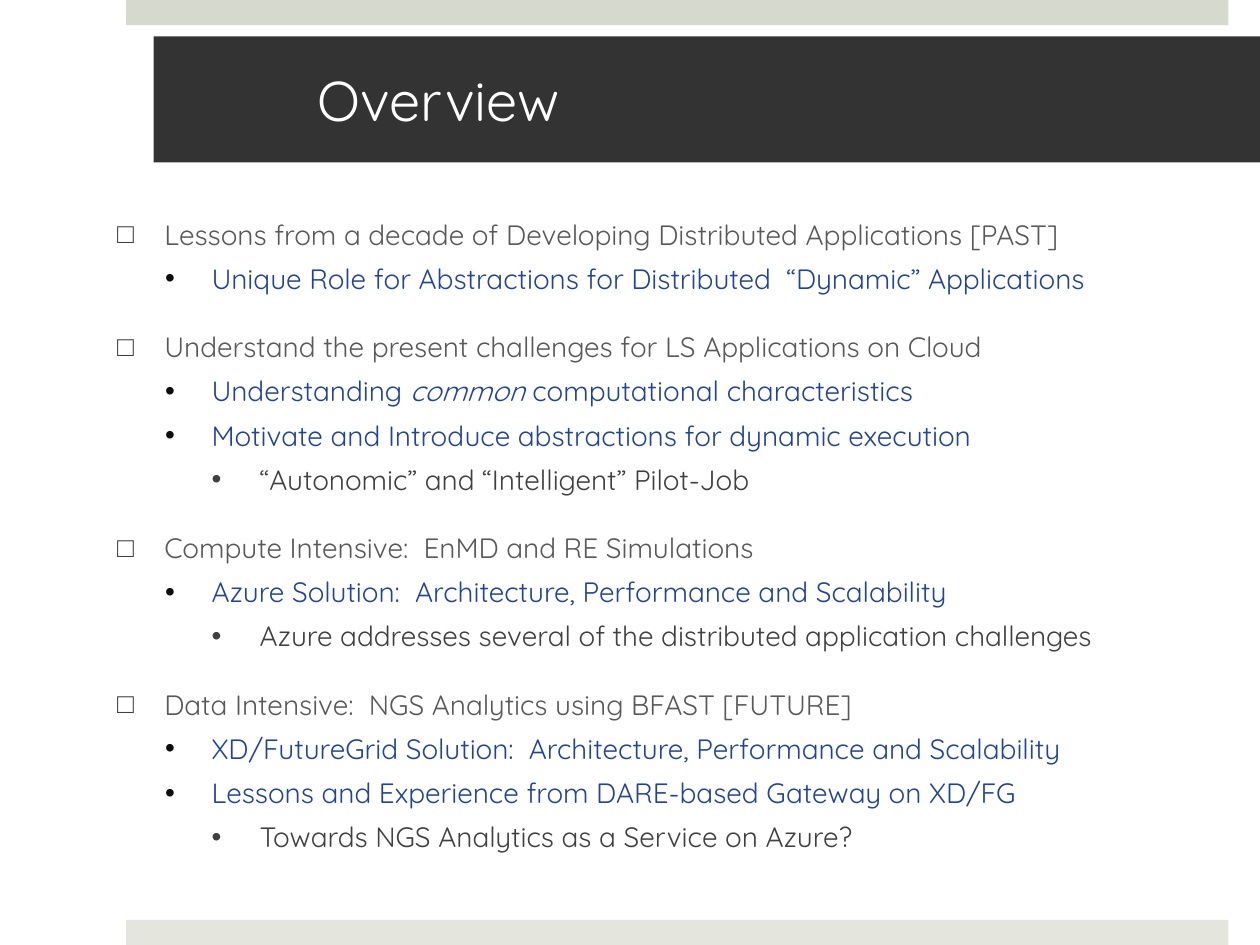
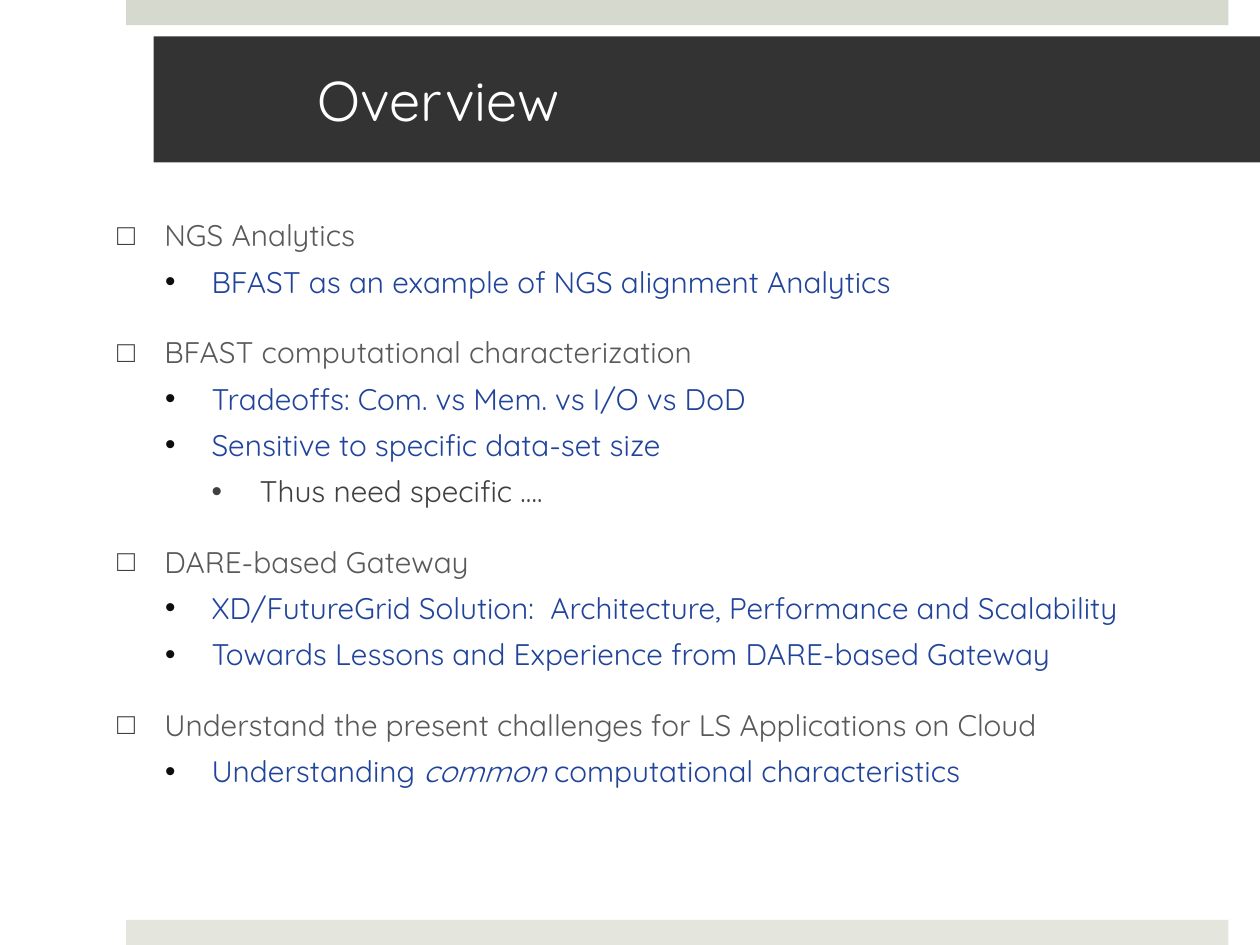
Before and after one commit to saga-project/saga-cpp-legacy-projects, a slide deck: slide 2 of saga-talks/ecmls11-dare.pptx. Drawn at 1260x945 pixels with LibreOffice and Linux fonts; fonts in the diff are those of the drawing; background and template pictures are left out. Boxes give left, top, right and bottom in pixels: in the first picture for what was removed or moved away, otherwise in the second. Text is boxed around its words. In the diff, an @@ line names an element or a change of style, - is before the commit and + after.

Commit message:
work in progress

```diff
--- a/saga-talks/ecmls11-dare.pptx
+++ b/saga-talks/ecmls11-dare.pptx
@@ text at (x1=164, y1=224, x2=1117, y2=671): text changed; size 16 to 17 pt @@
-□ Lessons from a decade of Developing Distributed Applications [PAST]
-  • Unique Role for Abstractions for Distributed “Dynamic” Applications
+□ NGS Analytics
+  • BFAST as an example of NGS alignment Analytics
+□ BFAST computational characterization
+  • Tradeoffs: Com. vs Mem. vs I/O vs DoD
+  • Sensitive to specific data-set size
+    • Thus need specific ….
+□ DARE-based Gateway
+  • XD/FutureGrid Solution: Architecture, Performance and Scalability
+  • Towards Lessons and Experience from DARE-based Gateway
@@ text at (x1=164, y1=425, x2=1092, y2=853): paragraphs removed @@
-  • Motivate and Introduce abstractions for dynamic execution
-    • “Autonomic” and “Intelligent” Pilot-Job
-□ Compute Intensive: EnMD and RE Simulations
-  • Azure Solution: Architecture, Performance and Scalability
-    • Azure addresses several of the distributed application challenges
-□ Data Intensive: NGS Analytics using BFAST [FUTURE]
-  • XD/FutureGrid Solution: Architecture, Performance and Scalability
-  • Lessons and Experience from DARE-based Gateway on XD/FG
-    • Towards NGS Analytics as a Service on Azure?
@@ text at (x1=164, y1=714, x2=1037, y2=788): size 16 to 17 pt in "Understand the present challenges for LS Applications ...", "Understanding common computational characteristics" @@
```
Also in this commit, not shown: 7 other slides changed, 2 slides added.
